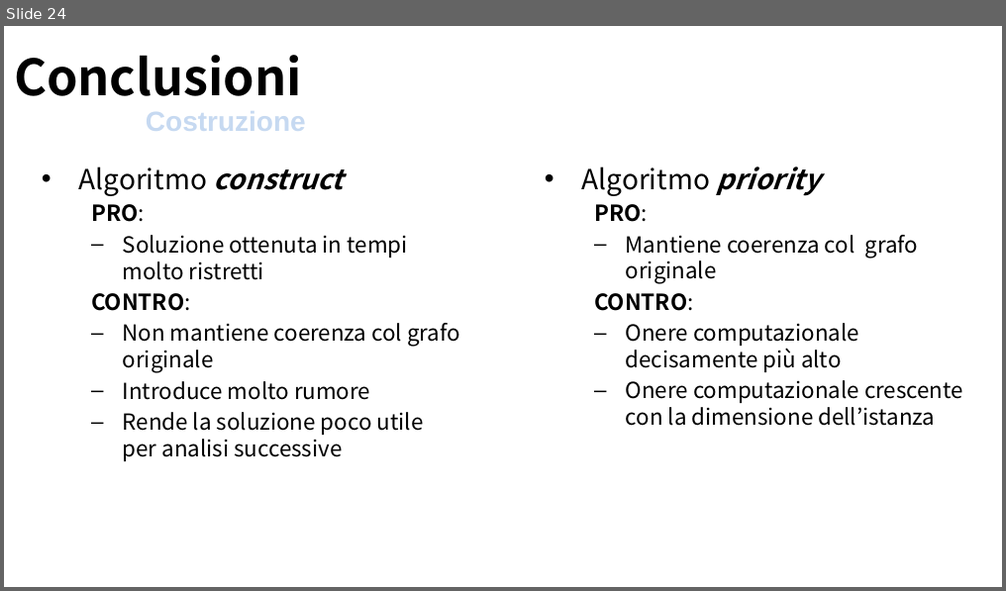
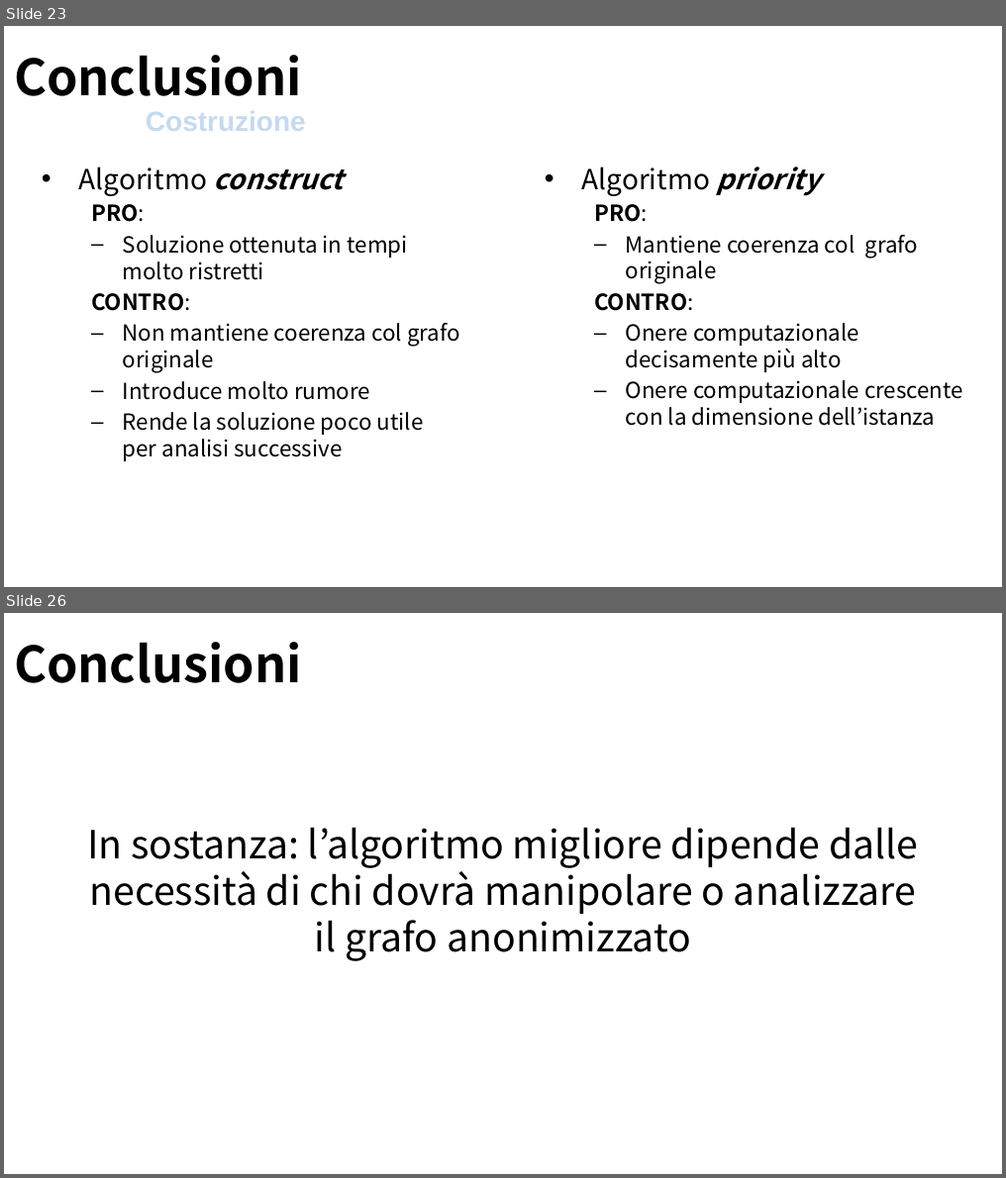
Before and after one commit to Navypowder/DP-P-project, a slide deck: Presentation/Towards_Identity_Anonymization_on_graph(K-degree anonymization).pptx. Shown one above the other, each under a label of ours: slide 24 before the commit, slides 23 and 26 after it; the slides between them are not shown. The pictures are 1006x591 and 1006x1178 pixels, drawn with LibreOffice and Linux fonts; fonts in the diff are those of the drawing; background and template pictures are left out. Boxes give left, top, right and bottom in pixels: in the first picture for what was removed or moved away, otherwise in the second. Text is boxed around its words. In the diff, an @@ line names an element or a change of style, - is before the commit and + after.

```diff
--- a/Presentation/Towards_Identity_Anonymization_on_graph(K-degree anonymization).pptx
+++ b/Presentation/Towards_Identity_Anonymization_on_graph(K-degree anonymization).pptx
@@ slide 26 added at [4, 613, 1002, 1174], background picture (left out) @@
@@ title added at [14, 642, 302, 683], 36 pt, text #000000, bold @@
+Conclusioni
@@ text added at [87, 827, 918, 961], 28 pt, text #000000 @@
+In sostanza: l’algoritmo migliore dipende dalle necessità di chi dovrà manipolare o analizzare il grafo anonimizzato
@@ what was slide 24 is now slide 23 @@
```
Also in this commit, not shown: 9 slides changed, 4 other slides added.
